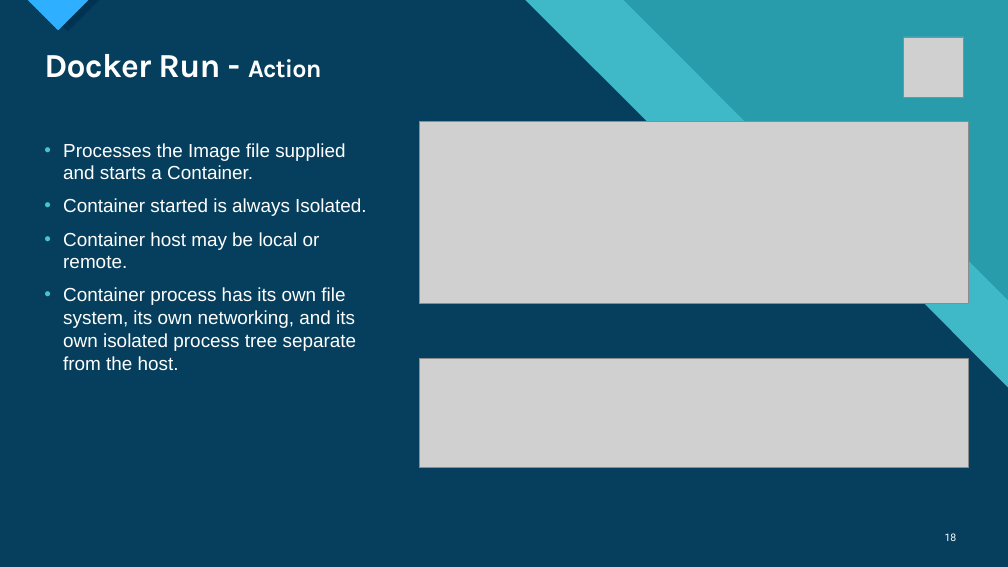
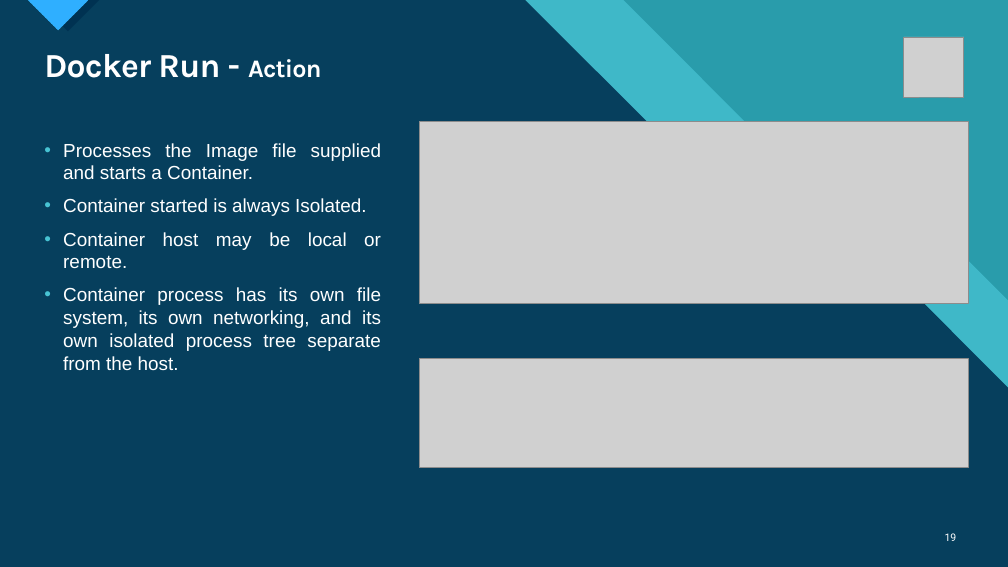
Before and after one commit to Singh-Karandeep/DockerTutorial, a slide deck: slide 19 of Docker for Beginners.pptx (slide 18 before the commit). Drawn at 1008x567 pixels with LibreOffice and Linux fonts; fonts in the diff are those of the drawing; grey boxes stand for pictures. Boxes give left, top, right and bottom in pixels: in the first picture for what was removed or moved away, otherwise in the second. Text is boxed around its words. In the diff, an @@ line names an element or a change of style, - is before the commit and + after.

```diff
--- a/Docker for Beginners.pptx
+++ b/Docker for Beginners.pptx
@@ text "Processes the Image file supplied ..." at [63, 143, 381, 371]: alignment left to justified @@
@@ page number at [945, 533, 957, 541]: text changed @@
-18
+19
```
Also in this commit, not shown: 13 other slides changed, 1 slide added.
